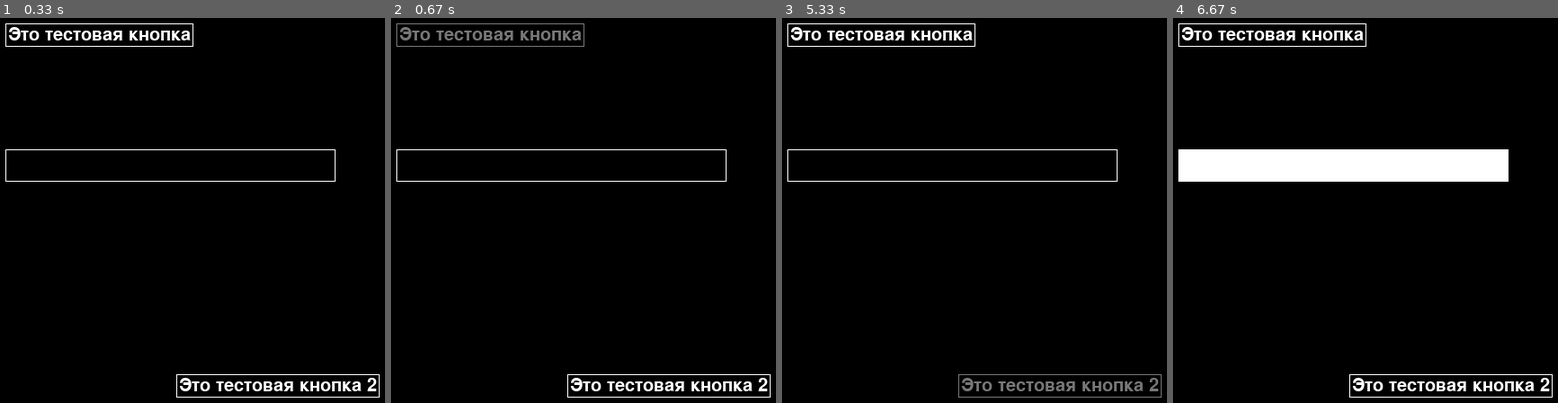
Above: before the commit, frames 1-4 (left to right).
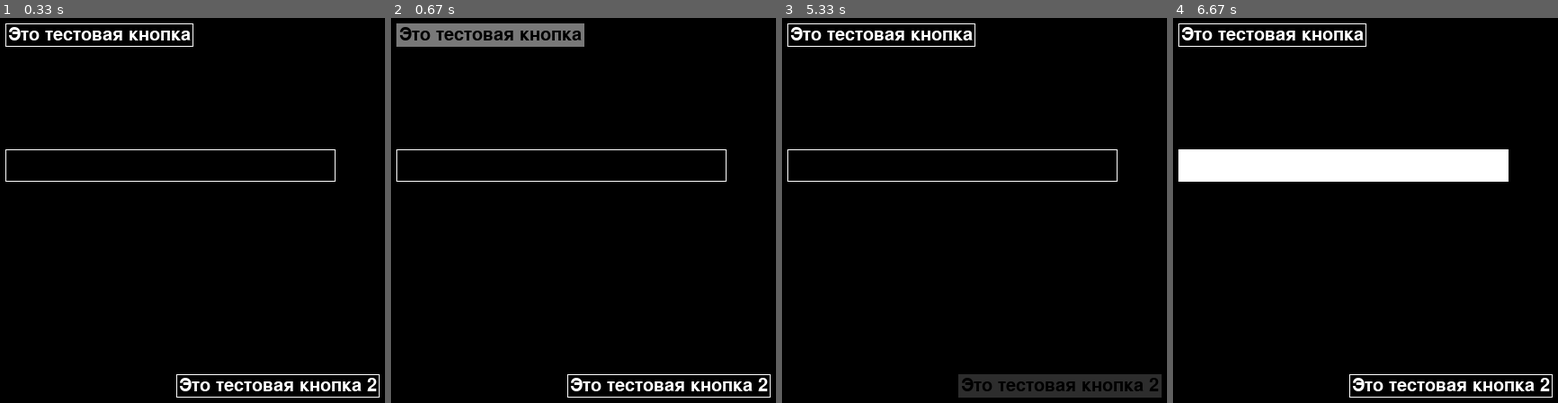
Above: after the commit, the same moments.

Repository: dmelackov/BigQuestMapAPI
Game: pygame game, started from app/test Ivan.py
The game is run twice, just before and just after one commit, with the same random seed, the same clock (stepped at 60 frames per second) and the same inputs.
Inputs (mouse positions are in pixels of both pictures, inside the frame that each line leads up to):
- Up to frame 1 (0.33 s): no input
- Up to frame 2 (0.67 s): click "Это тестовая кнопка" at 0.38 s
- Up to frame 3 (5.33 s): click (1055, 245) at 0.72 s; click "Это тестовая кнопка 2" at 1.05 s; click (outside the picture) at 1.38 s; click (951, 164) at 2.22 s; click (1032, 152) at 2.55 s; click "Это тестовая кнопка" at 3.38 s; click (outside the picture) at 3.72 s; click (882, 168) at 4.05 s; click (893, 141) at 4.38 s; click "Это тестовая кнопка 2" at 5.22 s
- Up to frame 4 (6.67 s): click (1361, 337) at 5.55 s; click (1342, 164) at 6.38 s

Frame 1 is identical in both runs. In frame 2, 2.7% of the frame differs, in the area x 1-50%, y 1-8%; in frame 3, 3.1%, in the area x 45-99%, y 92-99%; in frame 4, nothing differs.

Commit message:
button update beautiful animation added

Diff:
--- a/app/objects/pyGameButton.py
+++ b/app/objects/pyGameButton.py
@@ -4,9 +4,11 @@
 class pyButton:
     def __init__(self, x, y, text, screen, arr, buttons, toggle=False):
         self.handler = None
+        self.mouse = 0
         arr.append(self)
         buttons.append(self)
         self.x = x
+        self.mode = 0
         self.y = y
         self.toggle = toggle
         if self.toggle:
@@ -21,37 +23,49 @@
         self.intro_rect.top = self.y
         self.width = self.intro_rect.width
         self.height = self.intro_rect.height
-        self.mouseonobject = False
+        self.timer = 100000
+        self.anim = 0
 
     def setEventHandler(self, handler):
         self.handler = handler
 
+    def timerCheck(self):
+        if self.timer < 15:
+            self.timer += 1
+            self.anim = 1
+            return
+        self.anim = 0
+        return
+
     def draw(self):
-        if self.mouseonobject:
+        self.timerCheck()
+        if self.anim == 1:
+            pygame.draw.rect(self.screen, (45, 45, 45),
+                             (self.x - self.k, self.y - self.k, self.width + 2 * self.k, self.height + 2 * self.k))
+            self.string = self.font.render(self.text, True, pygame.Color(0, 0, 0))
+            self.screen.blit(self.string, self.intro_rect)
+        elif self.toggle and self.mode and self.mouse:
+            pygame.draw.rect(self.screen, (120, 120, 120),
+                             (self.x - self.k, self.y - self.k, self.width + 2 * self.k, self.height + 2 * self.k))
+            self.string = self.font.render(self.text, True, pygame.Color(0, 0, 0))
+            self.screen.blit(self.string, self.intro_rect)
+        elif self.mouse == 1:
             self.string = self.font.render(self.text, True, pygame.Color(120, 120, 120))
             self.screen.blit(self.string, self.intro_rect)
             pygame.draw.rect(self.screen, (120, 120, 120),
                              (self.x - self.k, self.y - self.k, self.width + 2 * self.k, self.height + 2 * self.k),
                              width=1)
+        elif self.mode == 1:
+            pygame.draw.rect(self.screen, (255, 255, 255),
+                             (self.x - self.k, self.y - self.k, self.width + 2 * self.k, self.height + 2 * self.k))
+            self.string = self.font.render(self.text, True, pygame.Color(0, 0, 0))
+            self.screen.blit(self.string, self.intro_rect)
         else:
-            if self.toggle:
-                if self.pressed:
-                    pygame.draw.rect(self.screen, (255, 255, 255),
-                                     (self.x - self.k, self.y - self.k, self.width + 2 * self.k, self.height + 2 * self.k))
-                    self.string = self.font.render(self.text, True, pygame.Color(0, 0, 0))
-                    self.screen.blit(self.string, self.intro_rect)
-                else:
-                    self.string = self.font.render(self.text, True, pygame.Color(255, 255, 255))
-                    self.screen.blit(self.string, self.intro_rect)
-                    pygame.draw.rect(self.screen, (255, 255, 255),
-                                     (self.x - self.k, self.y - self.k, self.width + 2 * self.k, self.height + 2 * self.k),
-                                     width=1)
-            else:
-                self.string = self.font.render(self.text, True, pygame.Color(255, 255, 255))
-                self.screen.blit(self.string, self.intro_rect)
-                pygame.draw.rect(self.screen, (255, 255, 255),
-                                 (self.x - self.k, self.y - self.k, self.width + 2 * self.k, self.height + 2 * self.k),
-                                 width=1)
+            self.string = self.font.render(self.text, True, pygame.Color(255, 255, 255))
+            self.screen.blit(self.string, self.intro_rect)
+            pygame.draw.rect(self.screen, (255, 255, 255),
+                             (self.x - self.k, self.y - self.k, self.width + 2 * self.k, self.height + 2 * self.k),
+                             width=1)
 
     def checkMouse(self, mouse_pos):
         if self.toggle:
@@ -59,7 +73,8 @@
             y = mouse_pos[1]
             if self.x - self.k <= x <= self.x + self.width + 2 * self.k and self.y - self.k <= y <= self.y \
                     + self.height + 2 * self.k:
-                self.pressed = not self.pressed
+                self.mode = (self.mode + 1) % 2
+                self.timer = 0
                 if self.handler:
                     self.handler(self.pressed)
             return
@@ -68,6 +83,7 @@
             y = mouse_pos[1]
             if self.x - self.k <= x <= self.x + self.width + 2 * self.k and self.y - self.k <= y <= self.y \
                     + self.height + 2 * self.k:
+                self.timer = 0
                 if self.handler:
                     self.handler()
 
@@ -76,6 +92,6 @@
         y = mouse_pos[1]
         if self.x - self.k <= x <= self.x + self.width + 2 * self.k and self.y - self.k <= y <= self.y \
                 + self.height + 2 * self.k:
-            self.mouseonobject = True
+            self.mouse = 1
         else:
-            self.mouseonobject = False
+            self.mouse = 0
--- a/app/test Ivan.py
+++ b/app/test Ivan.py
@@ -14,6 +14,7 @@
 a = pyButton(10, 10, 'Это тестовая кнопка', screen,widgets, buttons, True)
 b = pyButton(200, 400, 'Это тестовая кнопка 2', screen,buttons, widgets)
 pygame.display.flip()
+clock = pygame.time.Clock()
 while True:
     screen.fill((0, 0, 0))
     for event in pygame.event.get():
@@ -29,3 +30,4 @@
     [x.mouseonButton(pygame.mouse.get_pos()) for x in buttons]
     [x.draw() for x in widgets]
     pygame.display.flip()
+    clock.tick(60)
